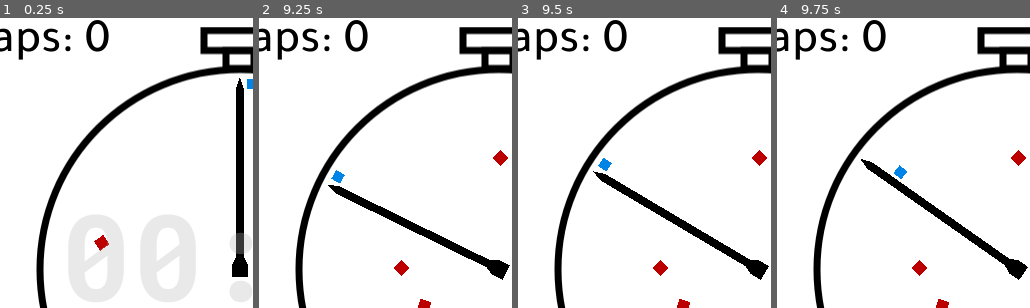
Above: before the commit, frames 1-4 (left to right).
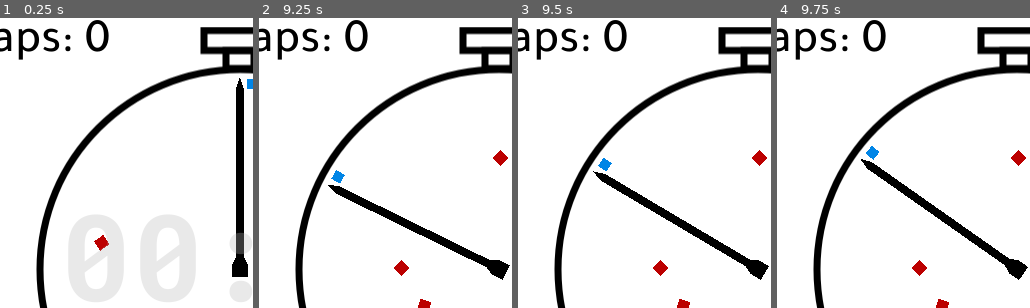
Above: after the commit, the same moments.

Repository: albertnez/10-second-laps
Game: Godot game, scene res://Scenes/GameWrapper.tscn
The game is run twice, just before and just after one commit, with the same random seed, the same clock (stepped at 60 frames per second) and the same inputs.
Inputs:
- Up to frame 1 (0.25 s): no input
- Up to frame 2 (9.25 s): tap Space (action) at 0.5, 0.6, 1.25, 1.35, 2, 2.1, 2.75, 2.85, 3.5, 3.6, 4.25, 4.35, 5.1, 5.85, 6.6, 7.35, 8.1, 8.85 s
- Up to frame 3 (9.5 s): no input
- Up to frame 4 (9.75 s): tap Space (action) at 9.6 s
The pictures show only the part of the screen within x 11-61%, y 13-63%; the shares and areas given below are measured in that part.

Frames 1-3 are identical in both runs. In frame 4, 0.3% of the frame differs, in the area x 35-52%, y 44-56%.

Commit message:
Add audios. Don't jump during preparation

Diff:
--- /dev/null
+++ b/Scenes/Game/Enemies/BigEnemy.tscn
@@ -0,0 +1,6 @@
+[gd_scene load_steps=2 format=2]
+
+[ext_resource path="res://Scenes/Game/Enemy.tscn" type="PackedScene" id=1]
+
+[node name="Enemy" instance=ExtResource( 1 )]
+scale = Vector2( 3, 3 )
--- a/Scenes/Game/Player.gd
+++ b/Scenes/Game/Player.gd
@@ -4,15 +4,20 @@
 export (float, 0, 1000.0, 10.0) var JUMPING_SPEED := 0
 var _speed_y := 0.0
 var _jumping := false
+var _can_jump := true
 
 func _ready() -> void:
-	pass
+	EventBus.connect("game_start", self, "_set_can_jump", [true])
 
 
+func _set_can_jump(new_can_jump: bool) -> void:
+	_can_jump = new_can_jump
+
 func _physics_process(delta: float) -> void:
-	if Input.is_action_just_pressed("action") and not _jumping:
+	if Input.is_action_just_pressed("action") and not _jumping and _can_jump:
 		_speed_y = -JUMPING_SPEED
 		_jumping = true
+		EventBus.emit_signal("player_jump")
 
 	if _jumping:
 		_speed_y += gravity * delta
@@ -26,3 +31,4 @@
 
 func _on_Player_area_entered(area: Area2D) -> void:
 	EventBus.emit_signal("collide_with_player", area)
+	_set_can_jump(false)
--- a/Scenes/Game/World.gd
+++ b/Scenes/Game/World.gd
@@ -14,6 +14,12 @@
 onready var _start_instructions := $"%StartInstructions"
 
 onready var _timer_label := $"%TimerLabel"
+
+#Audios
+onready var _death_audio := $"%DeathAudio"
+onready var _prepare_audio := $"%PrepareAudio"
+onready var _jump_audio := $"%JumpAudio"
+onready var _lap_audio := $"%LapAudio"
 
 var _lap_timer := 0.0
 var _laps := 0
@@ -35,7 +41,7 @@
 # Called when the node enters the scene tree for the first time.
 func _ready() -> void:
 	EventBus.connect("collide_with_player", self, "_on_EventBus_collide_with_player")
-	EventBus.connect("collide_with_needle", self, "_on_EventBus_collide_with_needle")
+	EventBus.connect("player_jump", self, "_on_EventBus_player_jump")
 
 # seconds.fraction -> ss:mm
 func _float_time_to_text(time: float) -> String:
@@ -49,6 +55,7 @@
 		_lap_timer = max(0.0, _lap_timer - 10.0)
 		_laps += 1
 		EventBus.emit_signal("laps_changed", _laps)
+		_lap_audio.play()
 		var fade_effect := FadeExpandImage.instance()
 		_clock_background.add_child(fade_effect)
 	_timer_label.text = _float_time_to_text(_lap_timer)
@@ -95,11 +102,17 @@
 	_preparation_tween.tween_callback(self, "_start")
 	_preparation_tween.play()
 
+	_prepare_audio.pitch_scale = rand_range(0.9, 1.1)
+	_prepare_audio.play()
+
 
 func _die() -> void:
 	_game_state = GameState.GAME_OVER
 	_gameover_timestamp = Time.get_ticks_msec()
 	_restart_instructions.show()
+
+	_death_audio.pitch_scale = rand_range(0.9, 1.1)
+	_death_audio.play()
 
 
 func _start() -> void:
@@ -107,6 +120,7 @@
 	_laps = 0
 	_lap_timer = 0
 	EventBus.emit_signal("laps_changed", _laps)
+	EventBus.emit_signal("game_start")
 
 
 func _on_EventBus_collide_with_player(area: Area2D) -> void:
@@ -114,10 +128,9 @@
 		_die()
 
 
-func _on_EventBus_collide_with_needle(area: Area2D) -> void:
-	if area.is_in_group("Enemies"):
-		area.queue_free()
-	pass
+func _on_EventBus_player_jump() -> void:
+	if _game_state in [GameState.READY, GameState.PLAYING]:
+		_jump_audio.play()
 
 
 func _restart_instructions_can_be_swept() -> bool:
--- a/Scenes/Game/World.tscn
+++ b/Scenes/Game/World.tscn
@@ -9,6 +9,10 @@
 [ext_resource path="res://Assets/Graphics/background.png" type="Texture" id=7]
 [ext_resource path="res://Assets/Fonts/Tajawal-Medium.ttf" type="DynamicFontData" id=8]
 [ext_resource path="res://Assets/Fonts/RobotoMono-Bold.ttf" type="DynamicFontData" id=9]
+[ext_resource path="res://Assets/Audio/death.wav" type="AudioStream" id=10]
+[ext_resource path="res://Assets/Audio/prepare.wav" type="AudioStream" id=11]
+[ext_resource path="res://Assets/Audio/jump.wav" type="AudioStream" id=12]
+[ext_resource path="res://Assets/Audio/lap.wav" type="AudioStream" id=13]
 
 [sub_resource type="DynamicFont" id=7]
 size = 20
@@ -156,5 +160,23 @@
 [node name="Needle" parent="ClockCenter/ClockRotation" instance=ExtResource( 2 )]
 unique_name_in_owner = true
 
+[node name="Audios" type="Node" parent="."]
+
+[node name="DeathAudio" type="AudioStreamPlayer" parent="Audios"]
+unique_name_in_owner = true
+stream = ExtResource( 10 )
+
+[node name="PrepareAudio" type="AudioStreamPlayer" parent="Audios"]
+unique_name_in_owner = true
+stream = ExtResource( 11 )
+
+[node name="JumpAudio" type="AudioStreamPlayer" parent="Audios"]
+unique_name_in_owner = true
+stream = ExtResource( 12 )
+
+[node name="LapAudio" type="AudioStreamPlayer" parent="Audios"]
+unique_name_in_owner = true
+stream = ExtResource( 13 )
+
 [connection signal="area_entered" from="ClockCenter/ClockRotation/SweepingSprites/SweepEntryDetector" to="." method="_on_SweepEntryDetector_area_entered"]
 [connection signal="area_exited" from="ClockCenter/ClockRotation/SweepingSprites/SweepEntryDetector" to="." method="_on_SweepEntryDetector_area_exited"]
--- a/Scenes/Utils/EventBus.gd
+++ b/Scenes/Utils/EventBus.gd
@@ -1,5 +1,6 @@
 extends Node
 
-signal collide_with_needle(area)
 signal collide_with_player(area)
 signal laps_changed(num_laps)
+signal player_jump()
+signal game_start()
Not shown, added: Assets/Audio/death.wav.import
Not shown, added: Assets/Audio/jump.wav.import
Not shown, added: Assets/Audio/lap.wav.import
Not shown, added: Assets/Audio/prepare.wav.import
Not shown: 1 places in Scenes/Game/World.tscn that only renumber resources
Not shown, added: Assets/Audio/death.wav
Not shown, added: Assets/Audio/jump.wav
Not shown, added: Assets/Audio/lap.wav
Not shown, added: Assets/Audio/prepare.wav
